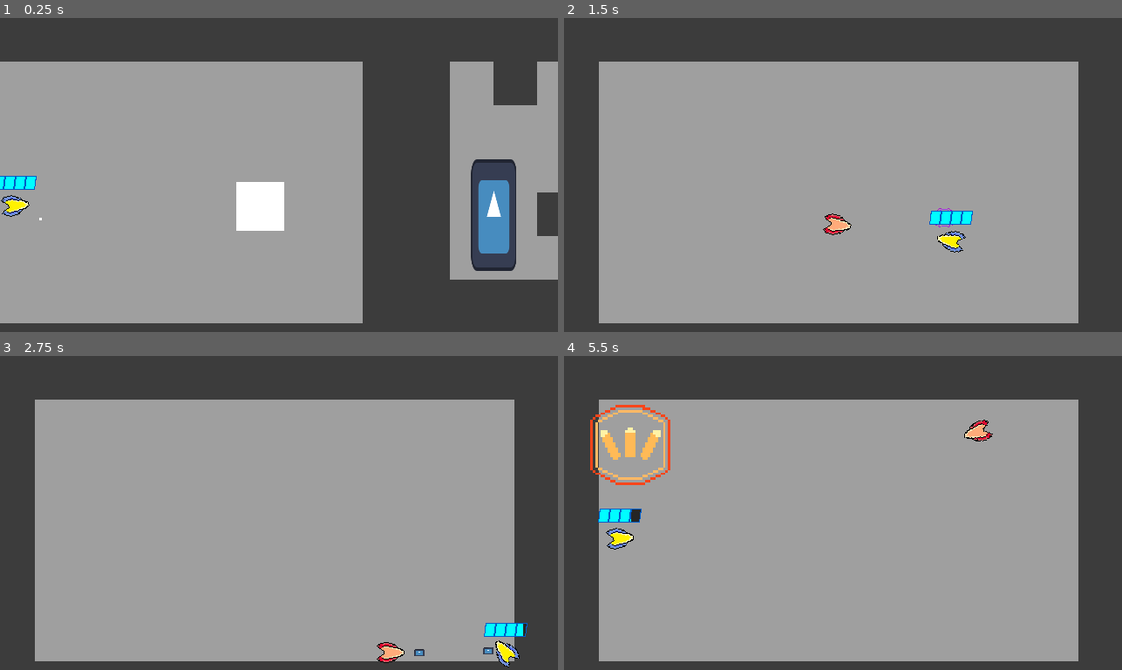
Above: before the commit, frames 1-4 (two rows, left to right).
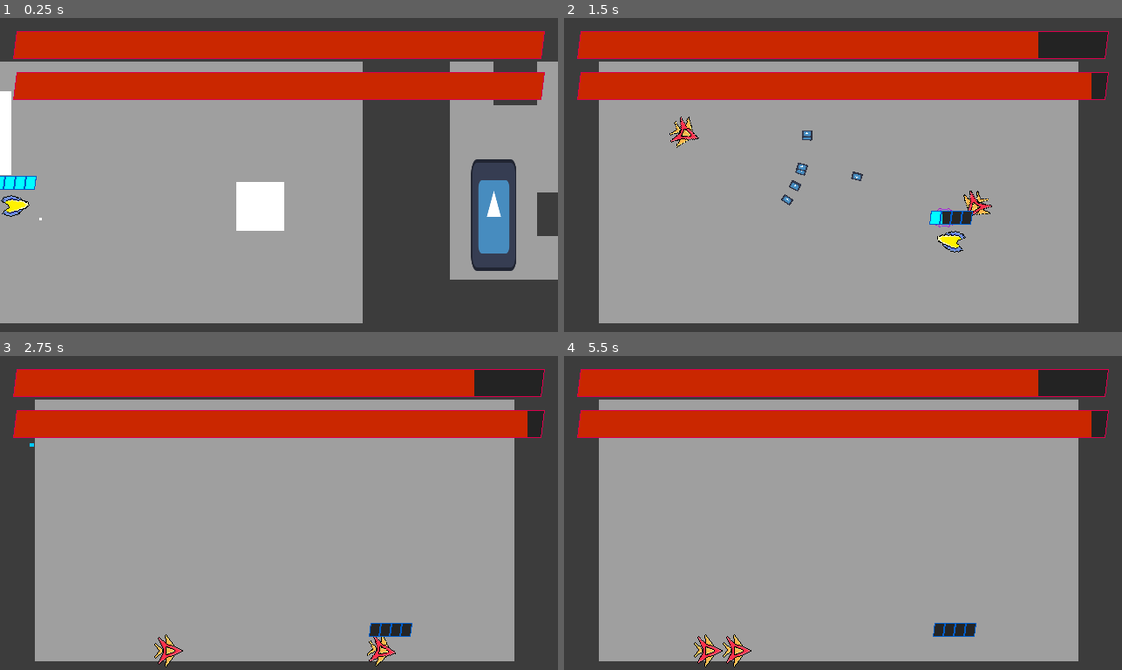
Above: after the commit, the same moments.

Repository: Nick98765432/Space-Blast
Game: Godot game, scene res://Levels/Level levels/node_2d.tscn
Two runs of this game, one before a commit and one after it. Both use one fixed random seed, a clock stepped at 60 frames per second and the inputs below. The engine's default icon, where the game draws it, is replaced by a stand-in: a white triangle on a blue panel in a dark square. Sound files missing from this copy of the repository are replaced by a short silence.
Inputs (mouse positions are in pixels of both pictures, inside the frame that each line leads up to):
- Up to frame 1 (0.25 s): no input
- Up to frame 2 (1.5 s): move the mouse to (965, 159) at 0.52 s; hold D (right) 0.53-1.28 s; right-click (965, 159) at 0.6 s; move the mouse to (731, 190) at 1.27 s; hold S (down) from 1.28 s (still down); tap 3 (fullAuto) at 1.35 s
- Up to frame 3 (2.75 s): move the mouse to (334, 443) at 2.02 s; release S (down) at 2.03 s; hold D (right) from 2.03 s (still down); tap E (interact) at 2.1 s
- Up to frame 4 (5.5 s): move the mouse to (815, 575) at 2.77 s; release D (right) at 2.78 s; hold W (up) 2.78-3.53 s; tap Space (parry) at 2.85 s; move the mouse to (1010, 560) at 3.52 s; press the mouse at (1010, 560) at 3.53 s; hold A (left) 3.53-5.03 s; move the mouse to (675, 465) at 4.27 s; release the mouse at (675, 465) at 4.28 s; tap 1 (shot) at 4.35 s; move the mouse to (870, 513) at 5.02 s; hold S (down) from 5.03 s (still down); tap 2 (shotgun) at 5.1 s

The runs differ from the first frame. In frame 1, 17% of the frame differs, in the area x 0-98%, y 4-50%; in frame 2, 18%; in frame 3, 18%; in frame 4, 19%, in the area x 2-98%, y 4-100%.

Commit message:
boss bars
added boss health bars

Diff:
--- a/Enemies/Scenes/AceMan.tscn
+++ b/Enemies/Scenes/AceMan.tscn
@@ -6,12 +6,12 @@
 [ext_resource type="Texture2D" uid="uid://c0nck4toihkvd" path="res://Enemies/attacks/Sprites and assets/unparriable.png" id="3_mya2x"]
 [ext_resource type="Script" path="res://Enemies/health.gd" id="4_ehyu3"]
 [ext_resource type="Texture2D" uid="uid://bptlyltdkkd46" path="res://Enemies/Sprites and Assets/Explode.png" id="5_5khm6"]
-[ext_resource type="Texture2D" uid="uid://cl5bttt2lep5d" path="res://Player/sprites and assets/No Life.png" id="6_hqw8h"]
-[ext_resource type="Texture2D" uid="uid://elo6pwe1k81v" path="res://Player/sprites and assets/Life.png" id="7_3l3pj"]
 [ext_resource type="AudioStream" uid="uid://ceq45fr44qmqb" path="res://Sounds/SFX/dash.wav" id="8_qkydr"]
 [ext_resource type="AudioStream" uid="uid://cq5od7p62h3ie" path="res://Sounds/SFX/Shotgun-Clueless79.wav" id="9_v81cx"]
 [ext_resource type="AudioStream" uid="uid://bqc34322q7ufl" path="res://Sounds/SFX/beep.wav" id="10_uk26v"]
 [ext_resource type="AudioStream" uid="uid://dny2jn0axu2qu" path="res://Sounds/SFX/outroelison__teleport.wav" id="11_g6sfb"]
+[ext_resource type="Texture2D" uid="uid://dkjx8jcdvrsbc" path="res://Enemies/Sprites and Assets/Boss Bar.png" id="11_w315e"]
+[ext_resource type="Texture2D" uid="uid://bdg3en600yk0y" path="res://Enemies/Sprites and Assets/Boss Life.png" id="12_3yeuw"]
 
 [sub_resource type="Shader" id="Shader_2i7kn"]
 code = "shader_type canvas_item;
@@ -197,24 +197,6 @@
 [node name="CollisionShape2D" type="CollisionShape2D" parent="hitbox"]
 shape = SubResource("CircleShape2D_ik1pq")
 
-[node name="HealthBar" type="TextureProgressBar" parent="."]
-anchors_preset = 8
-anchor_left = 0.5
-anchor_top = 0.5
-anchor_right = 0.5
-anchor_bottom = 0.5
-offset_left = -25.0
-offset_top = -45.0
-offset_right = 25.0
-offset_bottom = -13.0
-grow_horizontal = 2
-grow_vertical = 2
-max_value = 70.0
-value = 70.0
-texture_under = ExtResource("6_hqw8h")
-texture_progress = ExtResource("7_3l3pj")
-texture_progress_offset = Vector2(1, 0)
-
 [node name="Sounds" type="Node2D" parent="."]
 
 [node name="dashSFX" type="AudioStreamPlayer" parent="Sounds"]
@@ -233,9 +215,29 @@
 stream = ExtResource("11_g6sfb")
 volume_db = 6.0
 
-[node name="healthHandler" type="Node2D" parent="."]
+[node name="healthHandler" type="Node2D" parent="." node_paths=PackedStringArray("bossBar")]
 script = ExtResource("4_ehyu3")
 health = 70.0
+bossBar = NodePath("../boss bar/TextureProgressBar")
+
+[node name="boss bar" type="CanvasLayer" parent="."]
+layer = 0
+
+[node name="TextureProgressBar" type="TextureProgressBar" parent="boss bar"]
+texture_filter = 1
+anchors_preset = 5
+anchor_left = 0.5
+anchor_right = 0.5
+offset_left = -305.0
+offset_top = 15.0
+offset_right = 305.0
+offset_bottom = 47.0
+grow_horizontal = 2
+max_value = 70.0
+value = 70.0
+texture_under = ExtResource("11_w315e")
+texture_progress = ExtResource("12_3yeuw")
+metadata/_edit_use_anchors_ = true
 
 [connection signal="timeout" from="sightTimer" to="." method="_on_sight_timer_timeout"]
 [connection signal="timeout" from="attackTimer" to="." method="_on_attack_timer_timeout"]
--- a/Enemies/Scenes/BossMan1.tscn
+++ b/Enemies/Scenes/BossMan1.tscn
@@ -9,6 +9,8 @@
 [ext_resource type="AudioStream" uid="uid://ceq45fr44qmqb" path="res://Sounds/SFX/dash.wav" id="6_gjq6p"]
 [ext_resource type="AudioStream" uid="uid://cq5od7p62h3ie" path="res://Sounds/SFX/Shotgun-Clueless79.wav" id="7_svclv"]
 [ext_resource type="AudioStream" uid="uid://bqc34322q7ufl" path="res://Sounds/SFX/beep.wav" id="8_khxfb"]
+[ext_resource type="Texture2D" uid="uid://dkjx8jcdvrsbc" path="res://Enemies/Sprites and Assets/Boss Bar.png" id="10_1po1a"]
+[ext_resource type="Texture2D" uid="uid://bdg3en600yk0y" path="res://Enemies/Sprites and Assets/Boss Life.png" id="11_0umyc"]
 
 [sub_resource type="Shader" id="Shader_w7yh6"]
 code = "shader_type canvas_item;
@@ -185,9 +187,29 @@
 [node name="beep" type="AudioStreamPlayer" parent="Sounds"]
 stream = ExtResource("8_khxfb")
 
-[node name="healthHandler" type="Node2D" parent="."]
+[node name="healthHandler" type="Node2D" parent="." node_paths=PackedStringArray("bossBar")]
 script = ExtResource("4_03edg")
 health = 15.0
+bossBar = NodePath("../boss bar/TextureProgressBar")
+
+[node name="boss bar" type="CanvasLayer" parent="."]
+layer = 0
+
+[node name="TextureProgressBar" type="TextureProgressBar" parent="boss bar"]
+texture_filter = 1
+anchors_preset = 5
+anchor_left = 0.5
+anchor_right = 0.5
+offset_left = -305.0
+offset_top = 15.0
+offset_right = 305.0
+offset_bottom = 47.0
+grow_horizontal = 2
+max_value = 70.0
+value = 70.0
+texture_under = ExtResource("10_1po1a")
+texture_progress = ExtResource("11_0umyc")
+metadata/_edit_use_anchors_ = true
 
 [connection signal="timeout" from="sightTimer" to="." method="_on_sight_timer_timeout"]
 [connection signal="timeout" from="attackTimer" to="." method="_on_attack_timer_timeout"]
--- a/Enemies/Scenes/GunMan.tscn
+++ b/Enemies/Scenes/GunMan.tscn
@@ -10,6 +10,8 @@
 [ext_resource type="AudioStream" uid="uid://bqc34322q7ufl" path="res://Sounds/SFX/beep.wav" id="7_do5wx"]
 [ext_resource type="AudioStream" uid="uid://cq5od7p62h3ie" path="res://Sounds/SFX/Shotgun-Clueless79.wav" id="8_5jd03"]
 [ext_resource type="AudioStream" uid="uid://bhlrdaxayfawi" path="res://Sounds/SFX/shoot - V-ktor.wav" id="9_3pdv1"]
+[ext_resource type="Texture2D" uid="uid://dkjx8jcdvrsbc" path="res://Enemies/Sprites and Assets/Boss Bar.png" id="11_qgidi"]
+[ext_resource type="Texture2D" uid="uid://bdg3en600yk0y" path="res://Enemies/Sprites and Assets/Boss Life.png" id="12_ijhlf"]
 
 [sub_resource type="CircleShape2D" id="CircleShape2D_tt43m"]
 
@@ -290,9 +292,28 @@
 stream = ExtResource("9_3pdv1")
 pitch_scale = 1.5
 
-[node name="healthHandler" type="Node2D" parent="."]
+[node name="healthHandler" type="Node2D" parent="." node_paths=PackedStringArray("bossBar")]
 script = ExtResource("5_465hg")
 health = 100.0
+bossBar = NodePath("../boss bar/TextureProgressBar")
+
+[node name="boss bar" type="CanvasLayer" parent="."]
+layer = 0
+
+[node name="TextureProgressBar" type="TextureProgressBar" parent="boss bar"]
+texture_filter = 1
+anchors_preset = 5
+anchor_left = 0.5
+anchor_right = 0.5
+offset_left = -305.0
+offset_top = 15.0
+offset_right = 305.0
+offset_bottom = 47.0
+grow_horizontal = 2
+value = 100.0
+texture_under = ExtResource("11_qgidi")
+texture_progress = ExtResource("12_ijhlf")
+metadata/_edit_use_anchors_ = true
 
 [connection signal="timeout" from="sightTimer" to="." method="_on_sight_timer_timeout"]
 [connection signal="timeout" from="dirTimer" to="." method="_on_dir_timer_timeout"]
--- a/Enemies/ace_man.gd
+++ b/Enemies/ace_man.gd
@@ -41,7 +41,6 @@
 
 func _physics_process(delta: float) -> void:
 	if not dead:
-		$HealthBar.value = health_handler.health
 		await get_tree().create_timer(0.5).timeout
 		movementDir = to_local(player.global_position).normalized()
 		enemy_sprite.look_at(player.global_position)
--- a/Enemies/health.gd
+++ b/Enemies/health.gd
@@ -5,15 +5,29 @@
 var player: Player
 var energyGiven = false
 @onready var parent: Node = $".."
+@export var isBoss: bool
 @export var health: float
+@export var bossBar: TextureProgressBar
 
 func _ready() -> void:
 	await get_tree().create_timer(0.001).timeout
+	Signals.connect("bossDeath", _on_death)
 	player = parent.player
 	player.enemyCount += 1
 	Signals.connect("destroy", _on_destroy)
+	if isBoss:
+		bossBar.max_value = health
+		bossBar.value = health
+		bossBar.show()
+		bossBar.position = Vector2(15, player.bossBarCount * (15 + 32) + 15)
+		player.bossBarCount += 1
+	else:
+		if bossBar:
+			bossBar.hide()
 
 func _process(_delta: float) -> void:
+	if bossBar:
+		bossBar.value = health
 	if health <= 0:
 		if not energyGiven:
 			player.ammo = 30
@@ -30,6 +44,8 @@
 			$"../Explode2".emitting = true
 			parent.enemy_sprite.hide()
 			await get_tree().create_timer(1).timeout
+			player.bossBarCount -= 1
+			Signals.emit_signal("bossDeath")
 			player.targeted = false
 			parent.queue_free()
 
@@ -58,6 +74,12 @@
 func _on_destroy():
 	player.targeted = false
 	await get_tree().create_timer(0.0011).timeout
+	player.bossBarCount = 0
 	player.enemyCount = 0
 	player.targeted = false
 	parent.queue_free()
+
+func _on_death():
+	if isBoss:
+		bossBar.show()
+		bossBar.position.y -= 15 + 32
--- a/Enemies/spawner.gd
+++ b/Enemies/spawner.gd
@@ -9,7 +9,8 @@
 var aceMan: PackedScene = preload("res://Enemies/Scenes/AceMan.tscn")
 var sentryMan: PackedScene = preload("res://Enemies/Scenes/sentryMan.tscn")
 var gunMan: PackedScene = preload("res://Enemies/Scenes/GunMan.tscn")
-@export var isBoss: bool
+@export var extraHealth: bool
+@export var bar: bool
 @export var type: int
 @export var encounter: Vector2i
 @export var player: Player
@@ -45,5 +46,7 @@
 	enemy.global_position = global_position
 	enemy.player = player
 	get_tree().get_root().add_child(enemy)
-	if isBoss:
+	if extraHealth:
 		enemy.health_handler.health *= 2
+	if bar:
+		enemy.health_handler.isBoss = true
--- a/Globals/Signals.gd
+++ b/Globals/Signals.gd
@@ -4,3 +4,4 @@
 signal shakeSmall
 signal destroy
 signal upgrades
+signal bossDeath
--- a/Levels/Level levels/node_2d.tscn
+++ b/Levels/Level levels/node_2d.tscn
@@ -311,7 +311,15 @@
 
 [node name="Spawner41" parent="." node_paths=PackedStringArray("player") instance=ExtResource("5_mnti6")]
 position = Vector2(-168, 216)
-type = 7
+bar = true
+type = 6
+player = NodePath("../Player")
+
+[node name="Spawner42" parent="." node_paths=PackedStringArray("player") instance=ExtResource("5_mnti6")]
+position = Vector2(-501, 132)
+extraHealth = true
+bar = true
+type = 6
 player = NodePath("../Player")
 
 [node name="Spawner15" parent="." node_paths=PackedStringArray("player") instance=ExtResource("5_mnti6")]
@@ -351,7 +359,6 @@
 
 [node name="Spawner21" parent="." node_paths=PackedStringArray("player") instance=ExtResource("5_mnti6")]
 position = Vector2(980, -246)
-isBoss = true
 type = 6
 encounter = Vector2i(2, 0)
 player = NodePath("../Player")
--- a/Player/player.gd
+++ b/Player/player.gd
@@ -15,6 +15,7 @@
 var targeted: bool = false
 var weapon: int = 1
 var ammo: int = 30
+var bossBarCount: int = 0
 var enemyCount := 0
 var encounter: Vector2i = Vector2i(0, 0)
 var dir
Not shown: 1 places in Enemies/Scenes/BossMan1.tscn that only renumber resources
Not shown: 1 places in Enemies/Scenes/GunMan.tscn that only renumber resources
Binary file added: Enemies/Sprites and Assets/Boss Bar.png
Not shown, added: Enemies/Sprites and Assets/Boss Bar.png.import
Binary file added: Enemies/Sprites and Assets/Boss Life.png
Not shown, added: Enemies/Sprites and Assets/Boss Life.png.import
